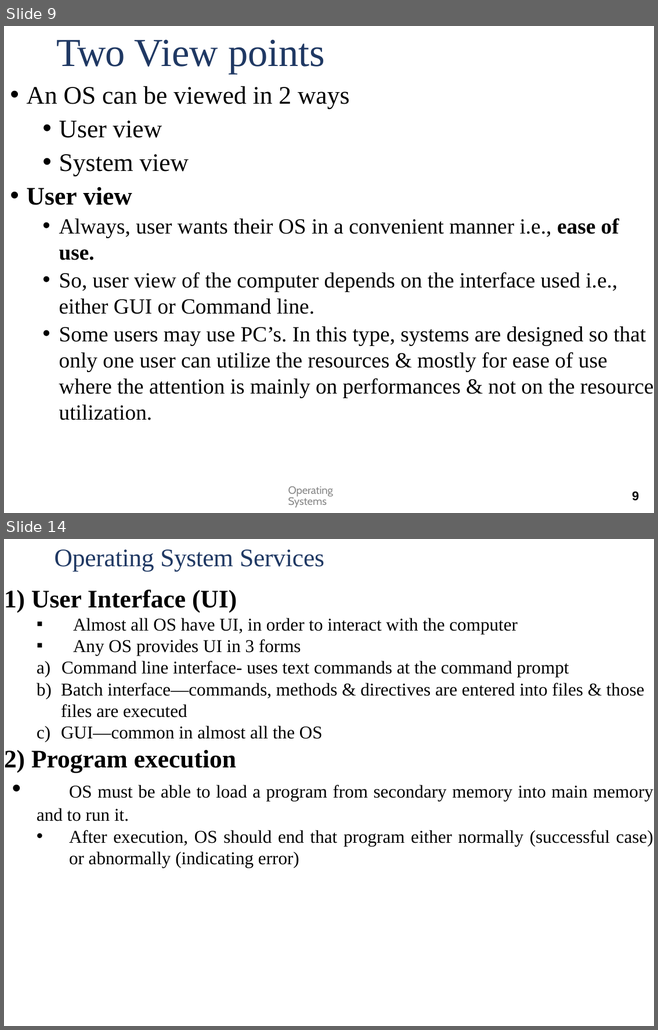
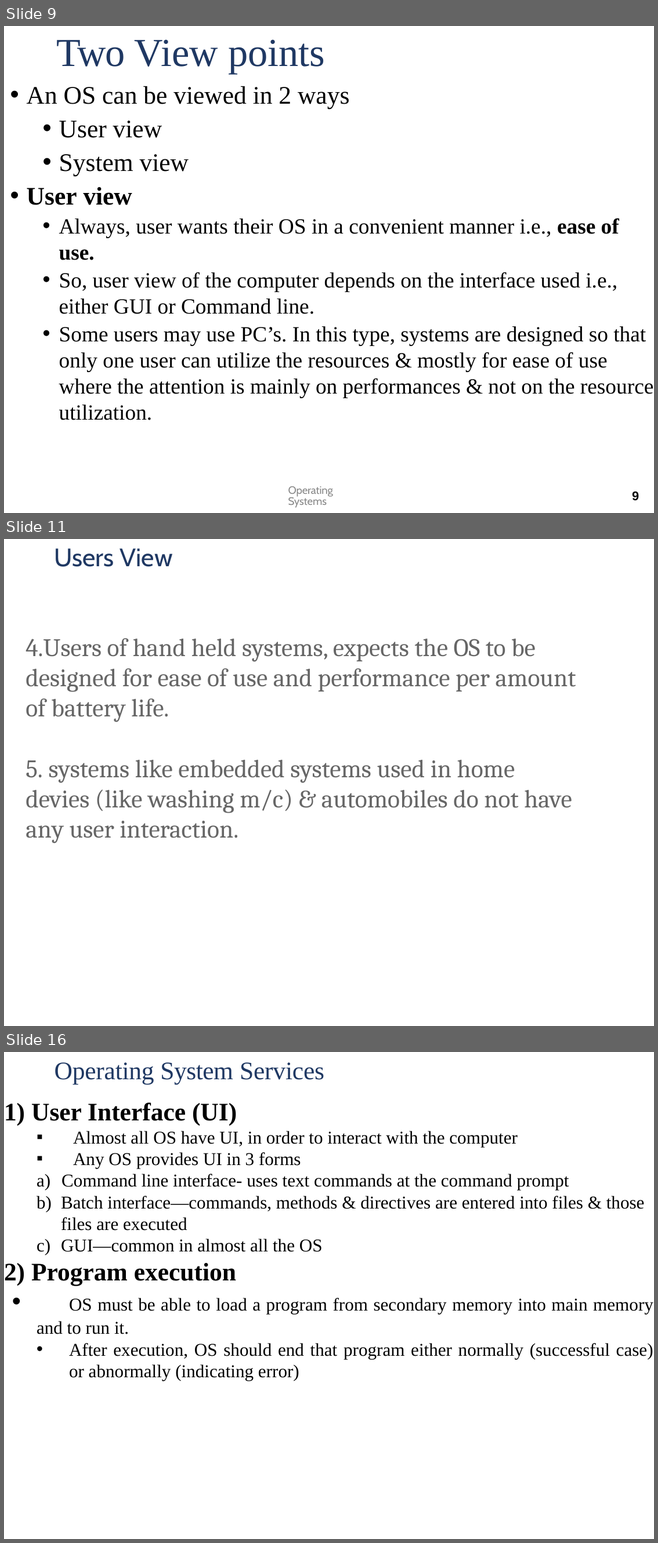
Before and after one commit to arjundontflex/notes.github.io, a slide deck: OS/OS_Module1_2023.pptx. Shown one above the other, each under a label of ours: slides 9 and 14 before the commit, slides 9, 11 and 16 after it; the slides between them are not shown. The pictures are 658x1030 and 658x1543 pixels, drawn with LibreOffice and Linux fonts; fonts in the diff are those of the drawing; background and template pictures are left out. Boxes give left, top, right and bottom in pixels: in the first picture for what was removed or moved away, otherwise in the second. Text is boxed around its words. In the diff, an @@ line names an element or a change of style, - is before the commit and + after.

```diff
--- a/OS/OS_Module1_2023.pptx
+++ b/OS/OS_Module1_2023.pptx
@@ slide 11 added at [4,539,654,1026], background #FFFFFF @@
@@ title added at [54,548,173,567], 28 pt, text #1F3863 @@
+Users View
@@ text added at [25,638,576,843], 28 pt, text #666666 @@
+4.Users of hand held systems, expects the OS to be designed for ease of use and performance per amount of battery life.
+5. systems like embedded systems used in home devies (like washing m/c) & automobiles do not have any user interaction.
@@ what was slide 14 is now slide 16 @@
```
Also in this commit, not shown: 11 slides changed, 5 other slides added, 5 other files.
